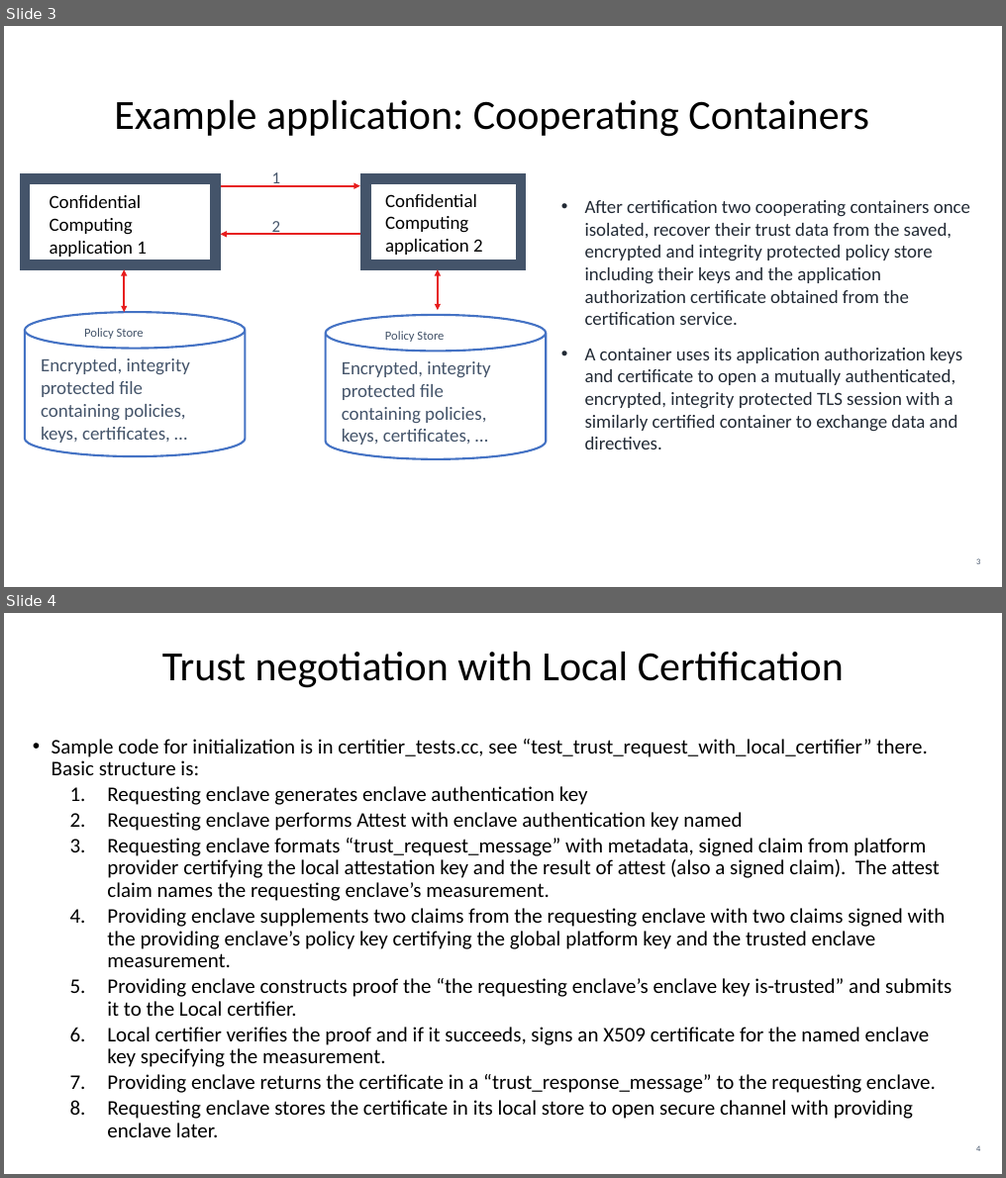
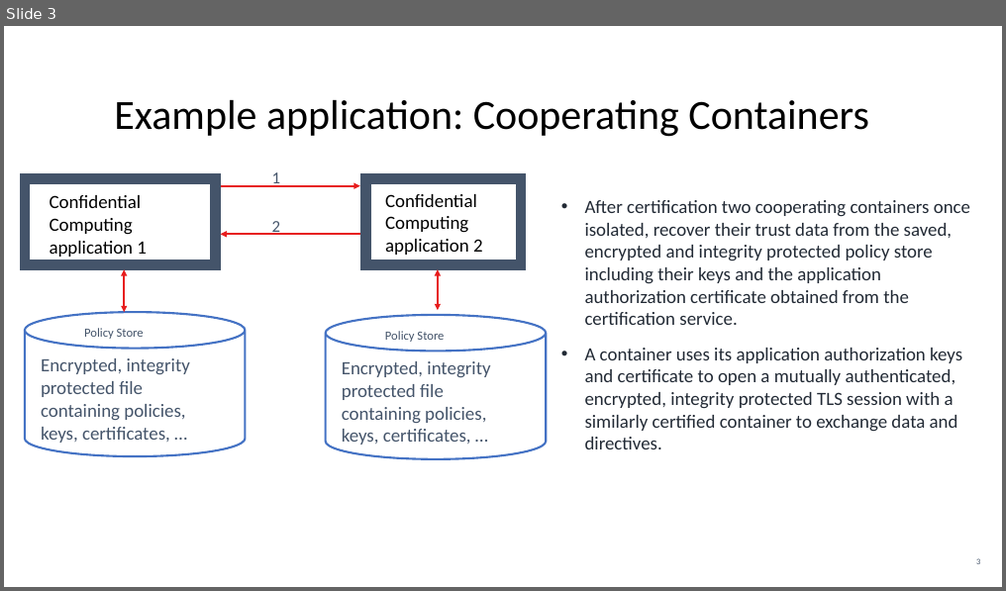
Before and after one commit to ccc-certifier-framework/certifier-framework-for-confidential-computing, a slide deck: deprecated/certifier_diagrams.pptx. Shown one above the other, each under a label of ours: slides 3 and 4 before the commit, slide 3 after it. The pictures are 1006x1178 and 1006x591 pixels, drawn with LibreOffice and Linux fonts; fonts in the diff are those of the drawing. Boxes give left, top, right and bottom in pixels: in the first picture for what was removed or moved away, otherwise in the second. Text is boxed around its words. In the diff, an @@ line names an element or a change of style, - is before the commit and + after.

```diff
--- a/deprecated/certifier_diagrams.pptx
+++ b/deprecated/certifier_diagrams.pptx
@@ slide 4 removed at [4, 613, 1002, 1174], background #FFFFFF; not listed: 1 template element that a slide beside it also shows @@
@@ title removed at [162, 652, 844, 688] @@
-Trust negotiation with Local Certification
@@ text removed at [52, 739, 951, 1138] @@
-• Sample code for initialization is in certitier_tests.cc, see “test_trust_request_with_local_certifier” there. Basic structure is:
-  1. Requesting enclave generates enclave authentication key
-  2. Requesting enclave performs Attest with enclave authentication key named
-  3. Requesting enclave formats “trust_request_message” with metadata, signed claim from platform provider certifying the local attestation key and the result of attest (also a signed claim). The attest claim names the requesting enclave’s measurement.
-  4. Providing enclave supplements two claims from the requesting enclave with two claims signed with the providing enclave’s policy key certifying the global platform key and the trusted enclave measurement.
-  5. Providing enclave constructs proof the “the requesting enclave’s enclave key is-trusted” and submits it to the Local certifier.
-  6. Local certifier verifies the proof and if it succeeds, signs an X509 certificate for the named enclave key specifying the measurement.
-  7. Providing enclave returns the certificate in a “trust_response_message” to the requesting enclave.
-  8. Requesting enclave stores the certificate in its local store to open secure channel with providing enclave later.
```
Also in this commit, not shown: 1 other slide removed.
